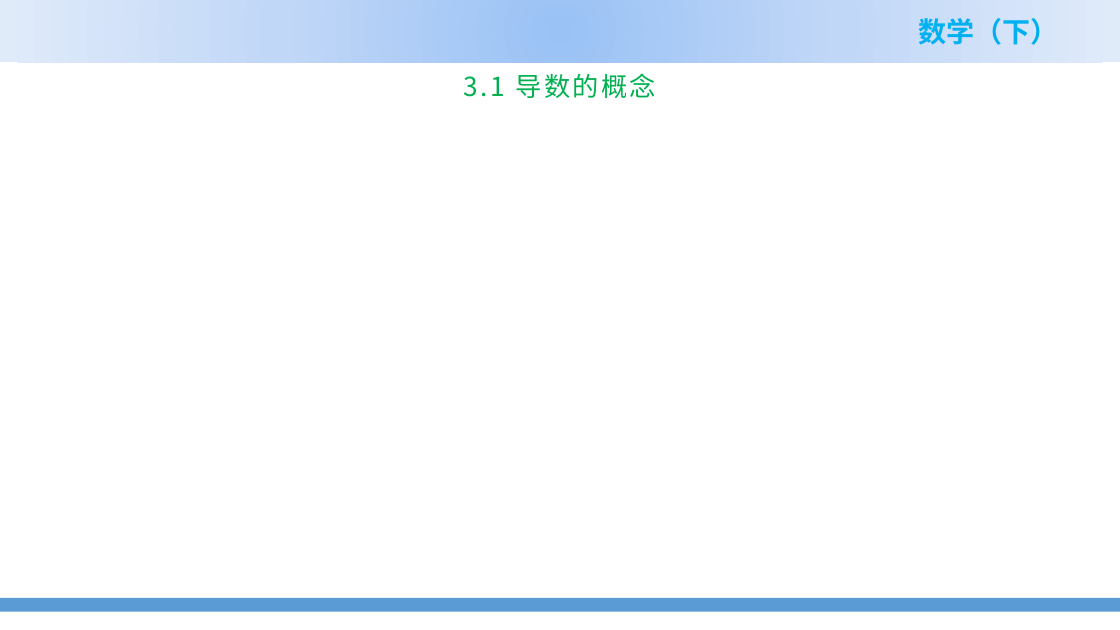
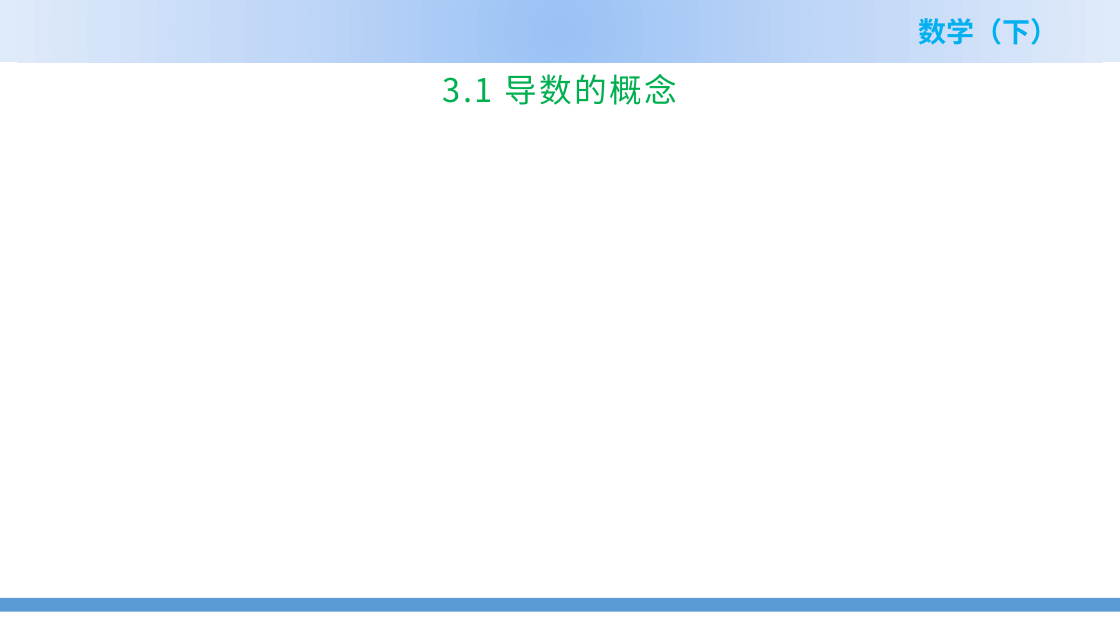
Before and after one commit to zhangshenxing/zhangshenxing.github.io, a slide deck: slide 2 of teaching/2022_spring_Math_II_ppt/3.1 导数的概念.pptx. Drawn at 1120x630 pixels with LibreOffice and Linux fonts; fonts in the diff are those of the drawing; grey boxes stand for pictures; background and template pictures are left out. Boxes give left, top, right and bottom in pixels: in the first picture for what was removed or moved away, otherwise in the second. Text is boxed around its words. In the diff, an @@ line names an element or a change of style, - is before the commit and + after.

```diff
--- a/teaching/2022_spring_Math_II_ppt/3.1 导数的概念.pptx
+++ b/teaching/2022_spring_Math_II_ppt/3.1 导数的概念.pptx
@@ title "3.1 导数的概念" at <box>443,74,677,105</box>: size 22.5 to 28 pt; vertical alignment top to middle @@
```
Also in this commit, not shown: 1 other slide changed, 1 slide added, 1 slide removed, 9 other files.
